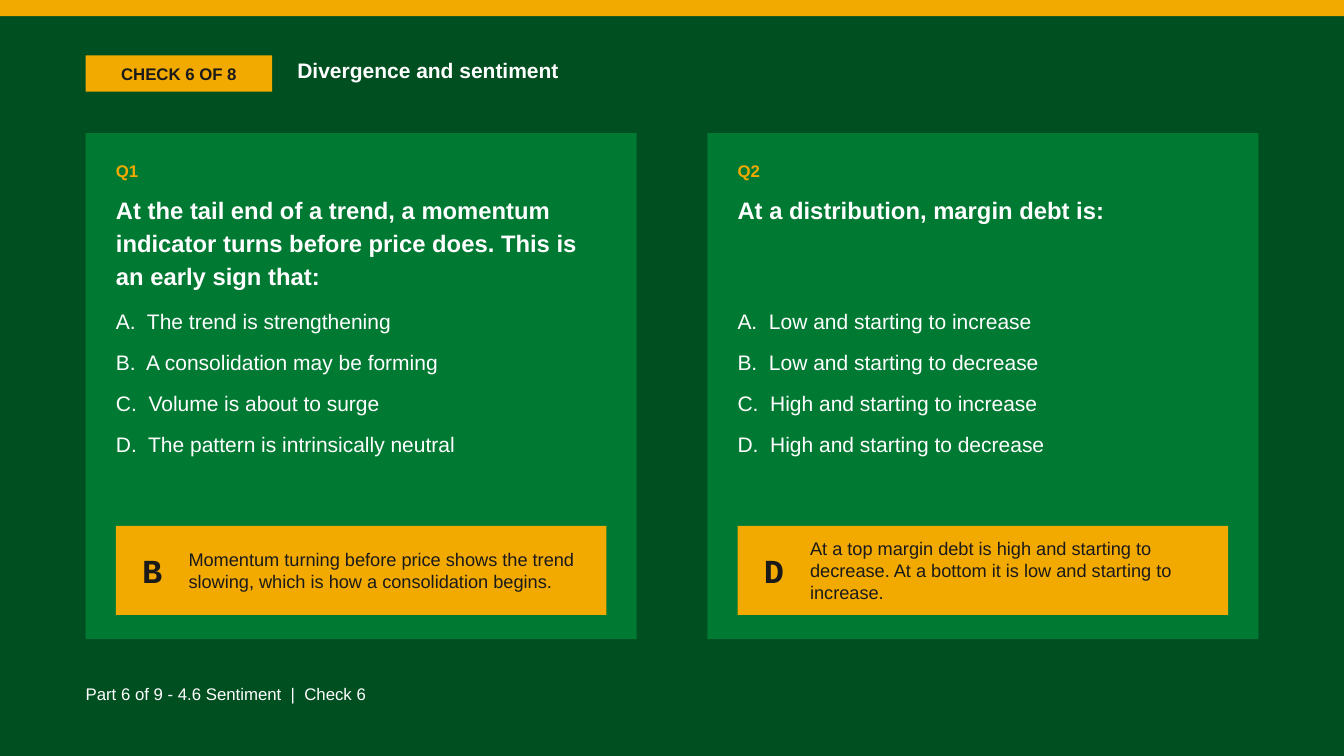
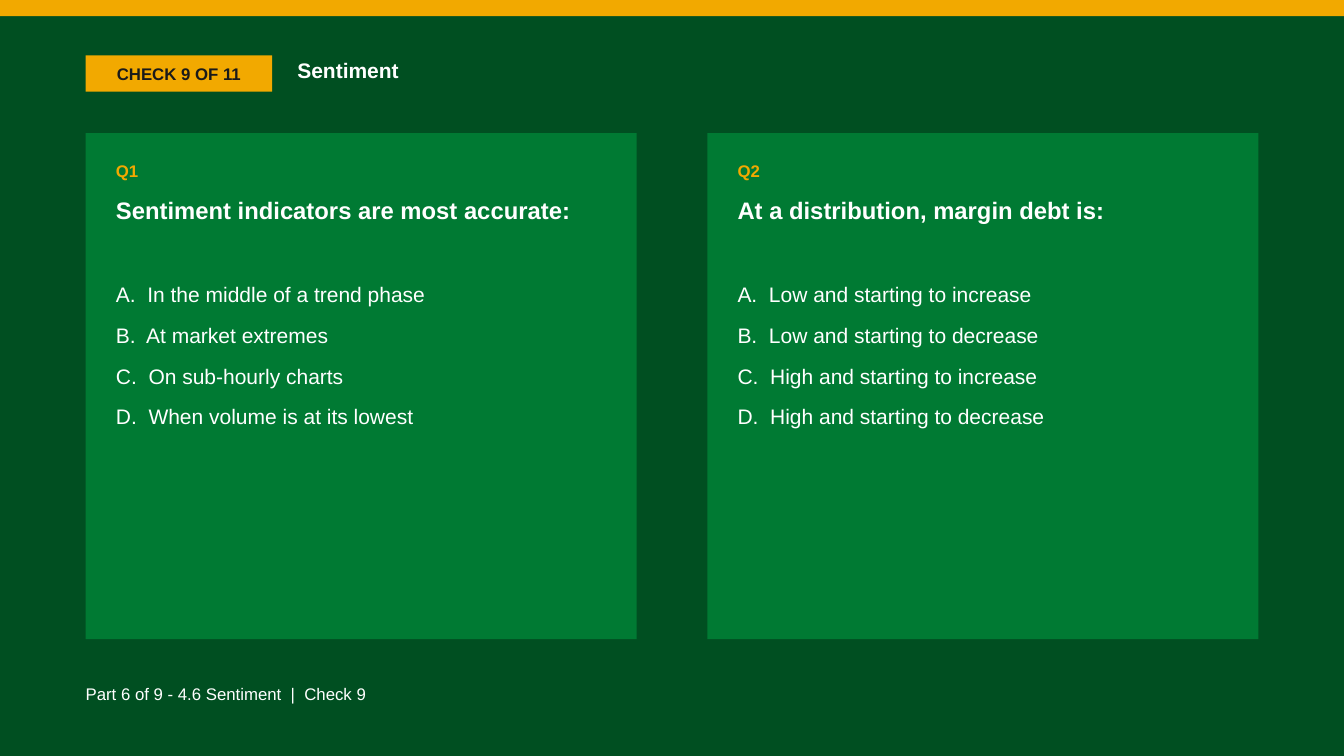
Before and after one commit to benjiesotelo-sudo/Telos_FIN1209, a slide deck: slide 63 of chapter-04/FIN1209-Chapter-04.pptx (slide 36 before the commit). Drawn at 1344x756 pixels with LibreOffice and Linux fonts; fonts in the diff are those of the drawing. Boxes give left, top, right and bottom in pixels: in the first picture for what was removed or moved away, otherwise in the second. Text is boxed around its words. In the diff, an @@ line names an element or a change of style, - is before the commit and + after.

```diff
--- a/chapter-04/FIN1209-Chapter-04.pptx
+++ b/chapter-04/FIN1209-Chapter-04.pptx
@@ text in rectangle at (x1=117, y1=68, x2=241, y2=80): text changed @@
-CHECK 6 OF 8
+CHECK 9 OF 11
@@ text at (x1=297, y1=62, x2=398, y2=79): text changed @@
-Divergence and sentiment
+Sentiment
@@ text removed at (x1=116, y1=201, x2=577, y2=290) @@
-At the tail end of a trend, a momentum indicator turns before price does. This is an early sign that:
@@ text added at (x1=116, y1=201, x2=570, y2=220), 17 pt, text #FFFFFF, bold @@
+Sentiment indicators are most accurate:
@@ text at (x1=116, y1=286, x2=425, y2=425): text changed @@
-A. The trend is strengthening
-B. A consolidation may be forming
-C. Volume is about to surge
-D. The pattern is intrinsically neutral
+A. In the middle of a trend phase
+B. At market extremes
+C. On sub-hourly charts
+D. When volume is at its lowest
@@ text "A. Low and starting to ..." moved from (x1=738, y1=313, x2=1044, y2=456) to (x1=738, y1=286, x2=1044, y2=429) @@
@@ rectangle removed at (x1=116, y1=526, x2=607, y2=615) @@
@@ rectangle removed at (x1=738, y1=526, x2=1229, y2=615) @@
@@ text removed at (x1=142, y1=561, x2=162, y2=583) @@
-B
@@ text removed at (x1=189, y1=552, x2=574, y2=592) @@
-Momentum turning before price shows the trend slowing, which is how a consolidation begins.
@@ text removed at (x1=764, y1=561, x2=784, y2=583) @@
-D
@@ text removed at (x1=810, y1=541, x2=1171, y2=599) @@
-At a top margin debt is high and starting to decrease. At a bottom it is low and starting to increase.
@@ text at (x1=86, y1=688, x2=366, y2=700): text changed @@
-Part 6 of 9 - 4.6 Sentiment | Check 6
+Part 6 of 9 - 4.6 Sentiment | Check 9
```
Also in this commit, not shown: 40 other slides changed, 33 slides added, 10 other files.
